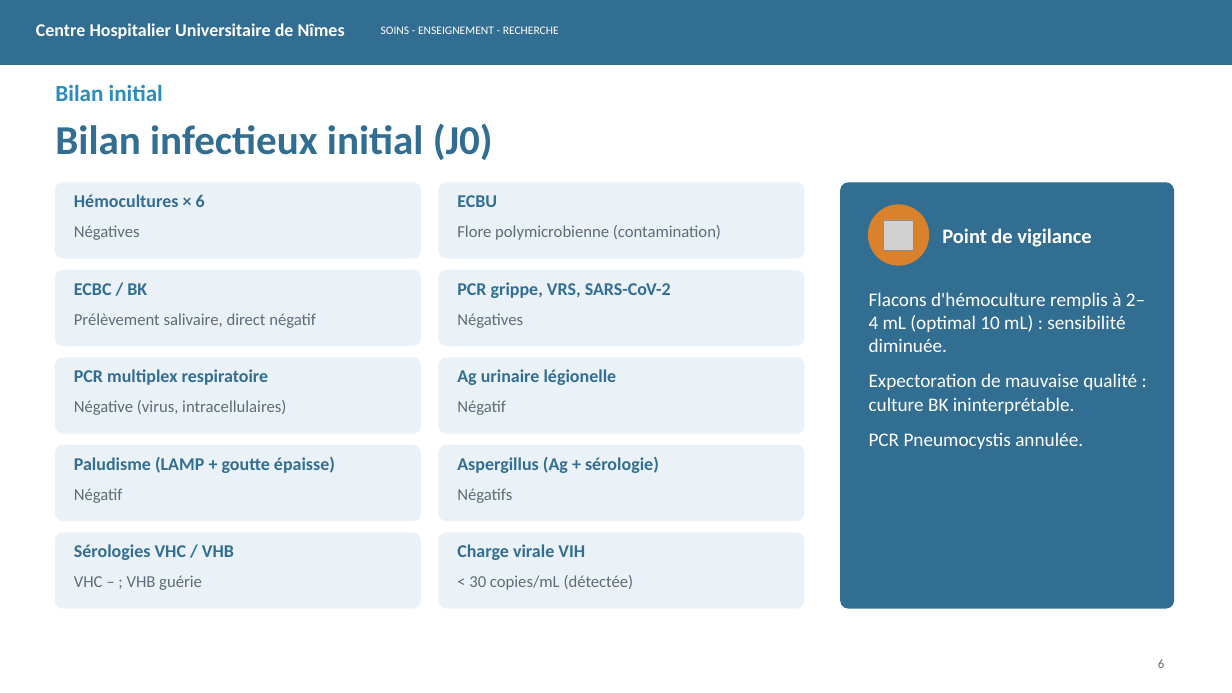
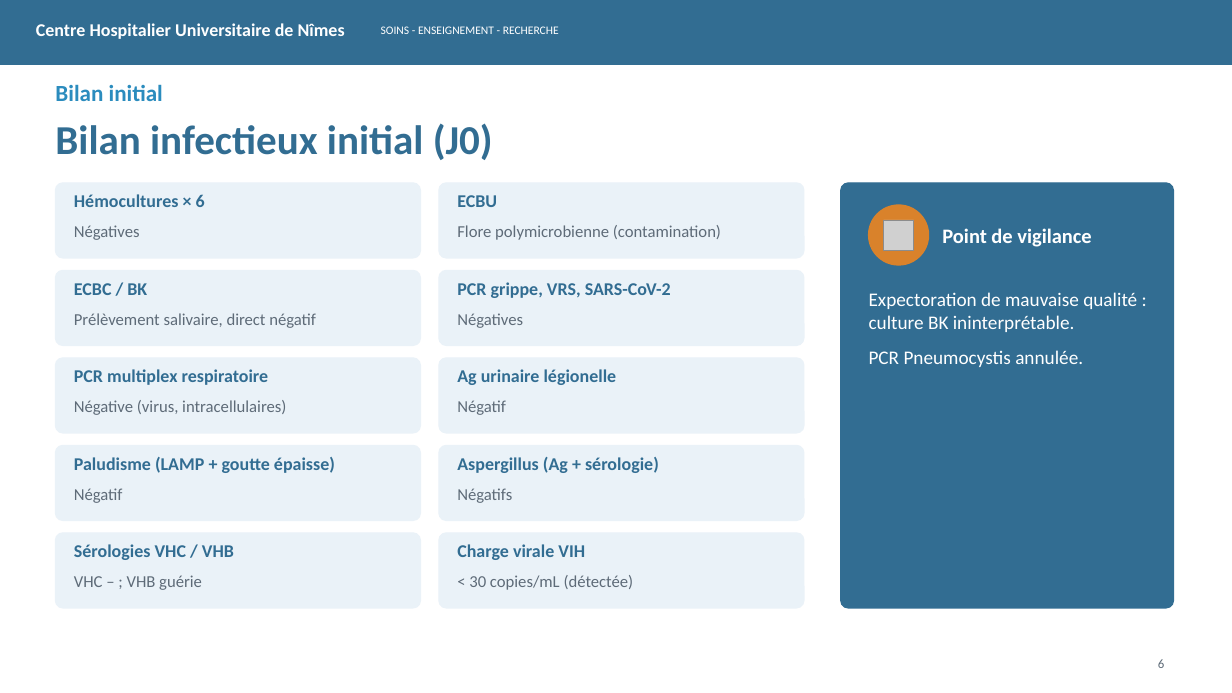
Before and after one commit to Gogo30123/reanimation-prescription, a slide deck: slide 6 of cas-clinique-sam-hodgkin/Cas_clinique_SAM_Hodgkin_CHU.pptx. Drawn at 1232x693 pixels with LibreOffice and Linux fonts; fonts in the diff are those of the drawing; grey boxes stand for pictures; background and template pictures are left out. Boxes give left, top, right and bottom in pixels: in the first picture for what was removed or moved away, otherwise in the second. Text is boxed around its words. In the diff, an @@ line names an element or a change of style, - is before the commit and + after.

```diff
--- a/cas-clinique-sam-hodgkin/Cas_clinique_SAM_Hodgkin_CHU.pptx
+++ b/cas-clinique-sam-hodgkin/Cas_clinique_SAM_Hodgkin_CHU.pptx
@@ text at [869,292,1145,352]: paragraph removed @@
-Flacons d'hémoculture remplis à 2–4 mL (optimal 10 mL) : sensibilité diminuée.
```
Also in this commit, not shown: 1 other file.
